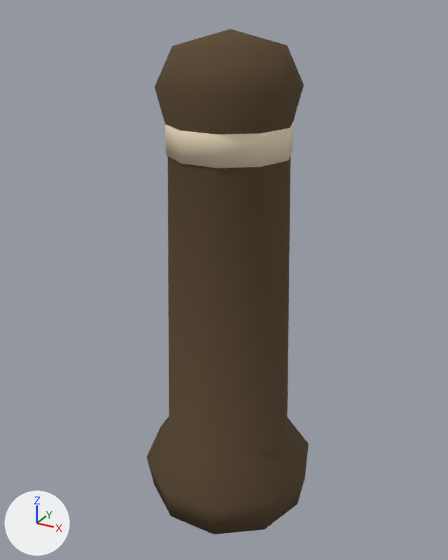
Renders of the Blender file tools/art/source/street_kit_429/bollard.blend from each side of a commit.
One viewpoint serves both versions: a camera (50 mm lens) standing at (0.407, -0.757, 0.755) and looking at (-0.01, 0.0, 0.377). Lighting does not change. The marker at lower left points along +X, +Y and +Z. The picture after the commit comes second.

The first picture shows 'Cream visible collar', 'Low rounded street bollard'.
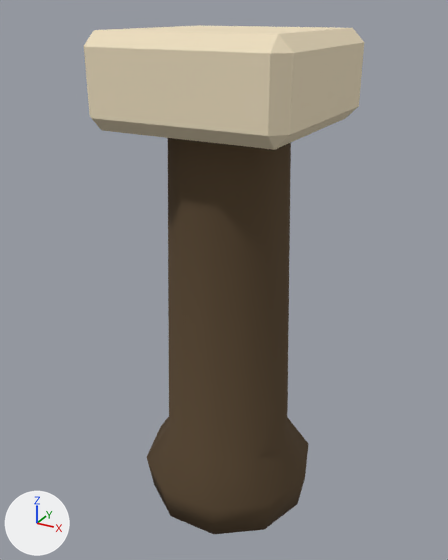
Diff of the bpy script that builds the scene:
```diff
--- a/tools/art/source/street_kit_429/bollard.blend.py
+++ b/tools/art/source/street_kit_429/bollard.blend.py
@@ me_low_rounded_street_bollard @@
 # used by ob_low_rounded_street_bollard; parent = ob_bollard___installation_pivot; location = (0.0, 0.0, 0.0)
-me_low_rounded_street_bollard.from_pydata(...)  # 61 vertices, 61 faces; spans x -0.14..0.14, y -0.133..0.133, z 0.0..0.73
+me_low_rounded_street_bollard.from_pydata(...)  # 50 vertices, 42 faces; spans x -0.14..0.14, y -0.133..0.133, z 0.0..0.64
+# me_low_rounded_street_bollard part 1
+# 11 vertices are removed from x -0.075..0.075, y -0.071..0.071, z 0.71..0.73
+# 20 faces are deleted
+# 10 vertices move from x -0.1..0.1, y -0.095..0.095, z 0.66 to x -0.085..0.085, y -0.081..0.081, z 0.64
+# 1 new face joins them
 me_low_rounded_street_bollard.materials.append(mat_metal_006)
@@ me_cube_001 @@
+me_cube_001.from_pydata(...)  # a box spanning x -0.14..0.14, y -0.14..0.14, z -0.06..0.06
+me_cube_001.materials.append(mat_cream_001)  # beige #f0e1c2
@@ ob_cream_visible_collar @@
-ob_cream_visible_collar = bpy.data.objects.new('Cream visible collar', me_cream_visible_collar)
-ob_cream_visible_collar.parent = ob_bollard___installation_pivot
-ob_cream_visible_collar.location = (0.0, 0.0, 0.0)
@@ ob_cream_limestone_cap_with_softened_corners @@
+ob_cream_limestone_cap_with_softened_corners = bpy.data.objects.new('Cream limestone cap with softened corners', me_cube_001)
+ob_cream_limestone_cap_with_softened_corners.parent = ob_bollard___installation_pivot
+ob_cream_limestone_cap_with_softened_corners.location = (0.0, 0.0, 0.67)
+_m = ob_cream_limestone_cap_with_softened_corners.modifiers.new('Soft edge', 'BEVEL')
+_m.width = 0.018
+_m.width_pct = 0.018
+_m = ob_cream_limestone_cap_with_softened_corners.modifiers.new('Weighted corner normals', 'WEIGHTED_NORMAL')
+_m.keep_sharp = True
```

Boxes [x1, y1, x2, y2] around the edits, measured in the pictures (448 x 560 px):
'Cream limestone cap with softened corners', added (beige)
    after: [84, 25, 364, 150]
'Cream visible collar', deleted (beige)
    before: [165, 123, 293, 168]
part 1 of me_low_rounded_street_bollard, built on (mostly hidden afterwards)
    before: [155, 29, 304, 134]
    after: [181, 139, 219, 144]
